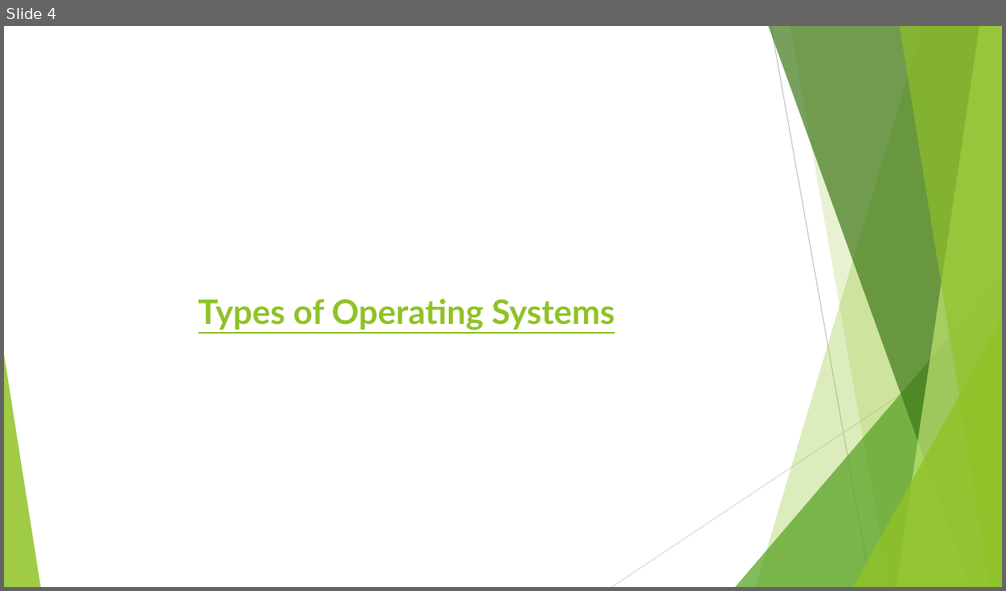
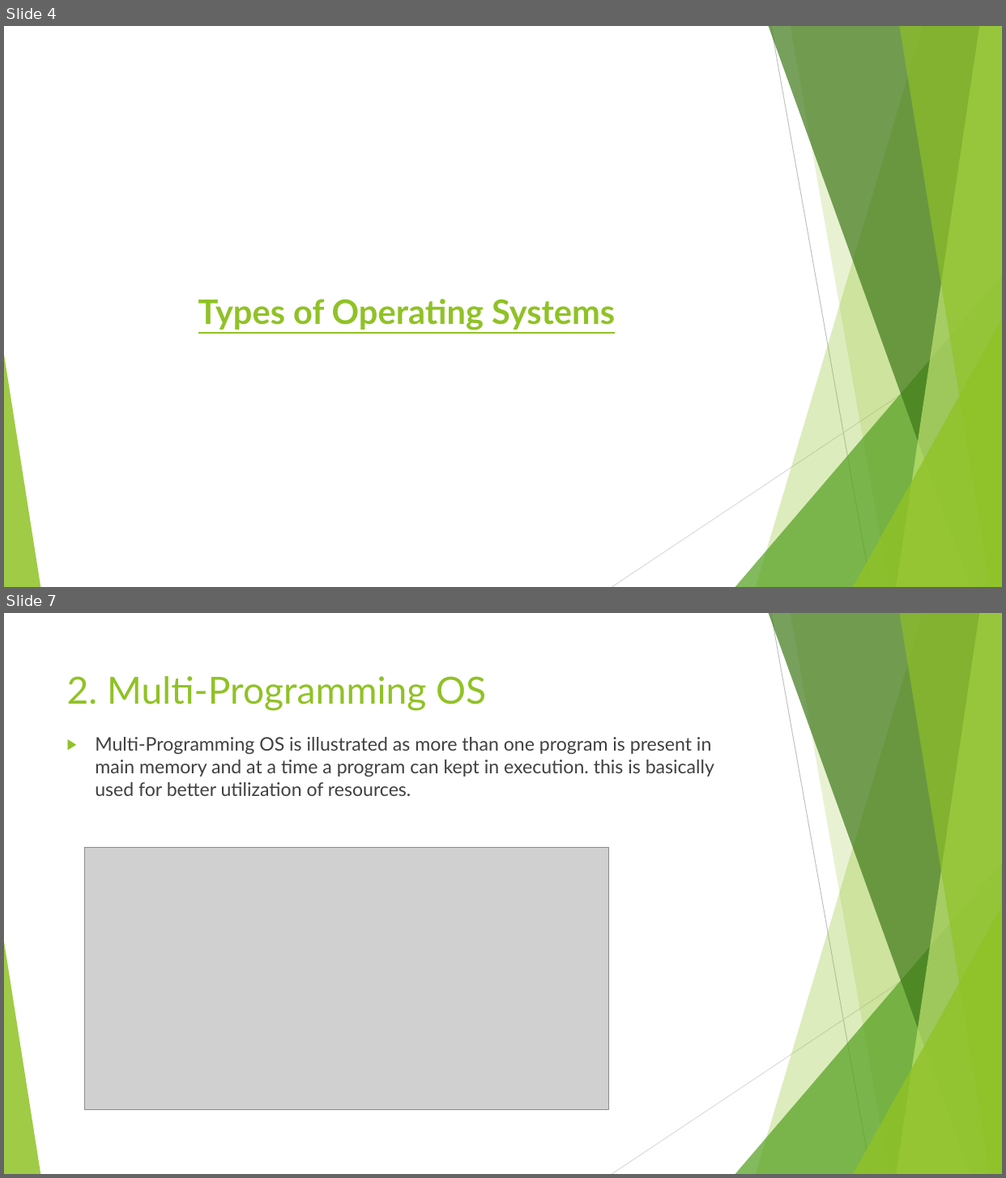
Before and after one commit to jasjaseemkp/DevOps, a slide deck: Operating System Basics/Operating Systems Basics.pptx. Shown one above the other, each under a label of ours: slide 4 before the commit, slides 4 and 7 after it; the slides between them are not shown. The pictures are 1006x591 and 1006x1178 pixels, drawn with LibreOffice and Linux fonts; fonts in the diff are those of the drawing; grey boxes stand for pictures. Boxes give left, top, right and bottom in pixels: in the first picture for what was removed or moved away, otherwise in the second. Text is boxed around its words. In the diff, an @@ line names an element or a change of style, - is before the commit and + after.

```diff
--- a/Operating System Basics/Operating Systems Basics.pptx
+++ b/Operating System Basics/Operating Systems Basics.pptx
@@ slide 7 added at <box>4,613,1002,1174</box>, background #FFFFFF; not listed: 10 template elements that a slide beside it also shows @@
@@ title added at <box>67,676,486,711</box>, 36 pt, text #90C226 @@
+2. Multi-Programming OS
@@ text added at <box>95,737,714,796</box>, 18 pt, text #404040 @@
+▶ Multi-Programming OS is illustrated as more than one program is present in main memory and at a time a program can kept in execution. this is basically used for better utilization of resources.
@@ picture added at <box>84,848,609,1111</box> @@
```
Also in this commit, not shown: 11 other slides added.
